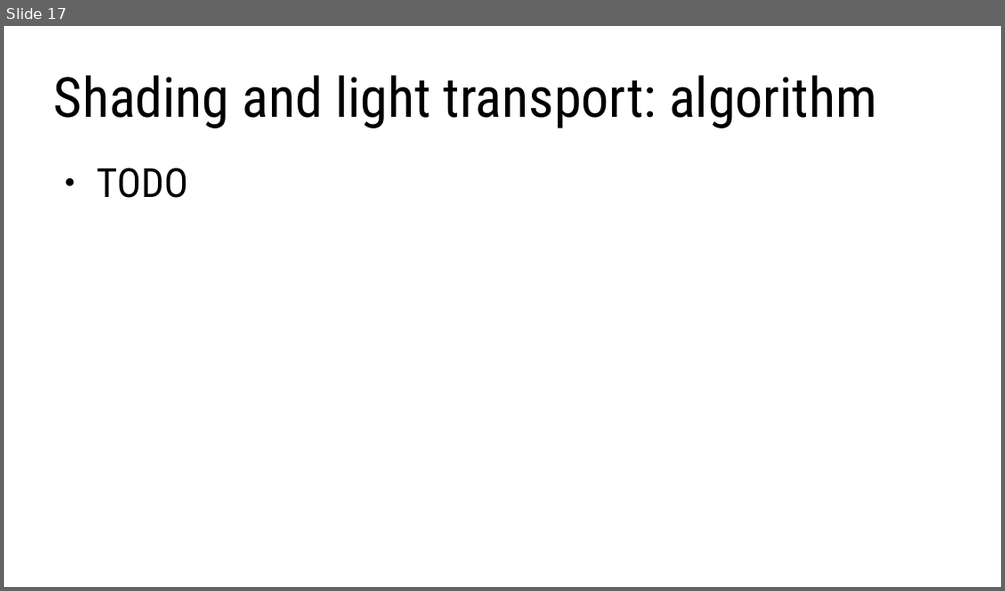
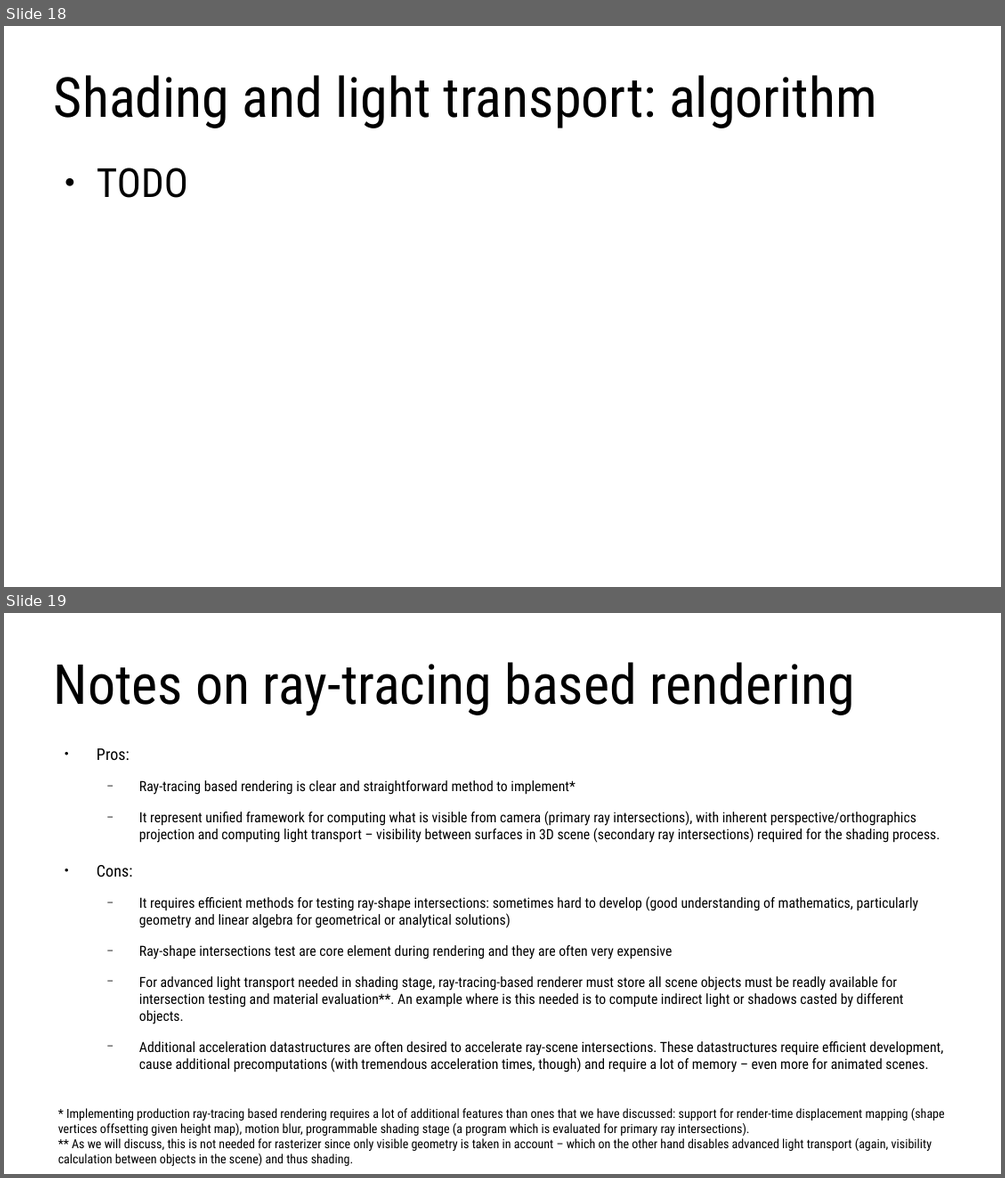
Before and after one commit to lorentzo/IntroductionToComputerGraphics, a slide deck: lectures/foundations_rendering/foundations_raytracing.odp. Shown one above the other, each under a label of ours: slide 17 before the commit, slides 18 and 19 after it. The pictures are 1005x591 and 1005x1178 pixels, drawn with LibreOffice and Linux fonts; fonts in the diff are those of the drawing. Boxes give left, top, right and bottom in pixels: in the first picture for what was removed or moved away, otherwise in the second. Text is boxed around its words. In the diff, an @@ line names an element or a change of style, - is before the commit and + after.

Commit message:
rendering foundations

```diff
--- a/lectures/foundations_rendering/foundations_raytracing.odp
+++ b/lectures/foundations_rendering/foundations_raytracing.odp
@@ slide 19 added at (4,613,1001,1174), background #FFFFFF @@
@@ title added at (54,662,855,716), 44 pt, text #000000 @@
+Notes on ray-tracing based rendering
@@ text added at (97,748,943,1072), 11.2 pt, text #000000 @@
+● Pros:
+  − Ray-tracing based rendering is clear and straightforward method to implement*
+  − It represent unified framework for computing what is visible from camera (primary ray intersections), with inherent perspective/orthographics projection and computing light transport – visibility between surfaces in 3D scene (secondary ray intersections) required for the shading process.
+● Cons:
+  − It requires efficient methods for testing ray-shape intersections: sometimes hard to develop (good understanding of mathematics, particularly geometry and linear algebra for geometrical or analytical solutions)
+  − Ray-shape intersections test are core element during rendering and they are often very expensive
+  − For advanced light transport needed in shading stage, ray-tracing-based renderer must store all scene objects must be readly available for intersection testing and material evaluation**. An example where is this needed is to compute indirect light or shadows casted by different objects.
+  − Additional acceleration datastructures are often desired to accelerate ray-scene intersections. These datastructures require efficient development, cause additional precomputations (with tremendous acceleration times, though) and require a lot of memory – even more for animated scenes.
@@ text added at (58,1108,945,1166), 10 pt, text #000000 @@
+* Implementing production ray-tracing based rendering requires a lot of additional features than ones that we have discussed: support for render-time displacement mapping (shape vertices offsetting given height map), motion blur, programmable shading stage (a program which is evaluated for primary ray intersections).
+** As we will discuss, this is not needed for rasterizer since only visible geometry is taken in account – which on the other hand disables advanced light transport (again, visibility calculation between objects in the scene) and thus shading.
@@ what was slide 17 is now slide 18 @@
```
Also in this commit, not shown: 3 slides changed, 1 other slide added, 1 other file.
